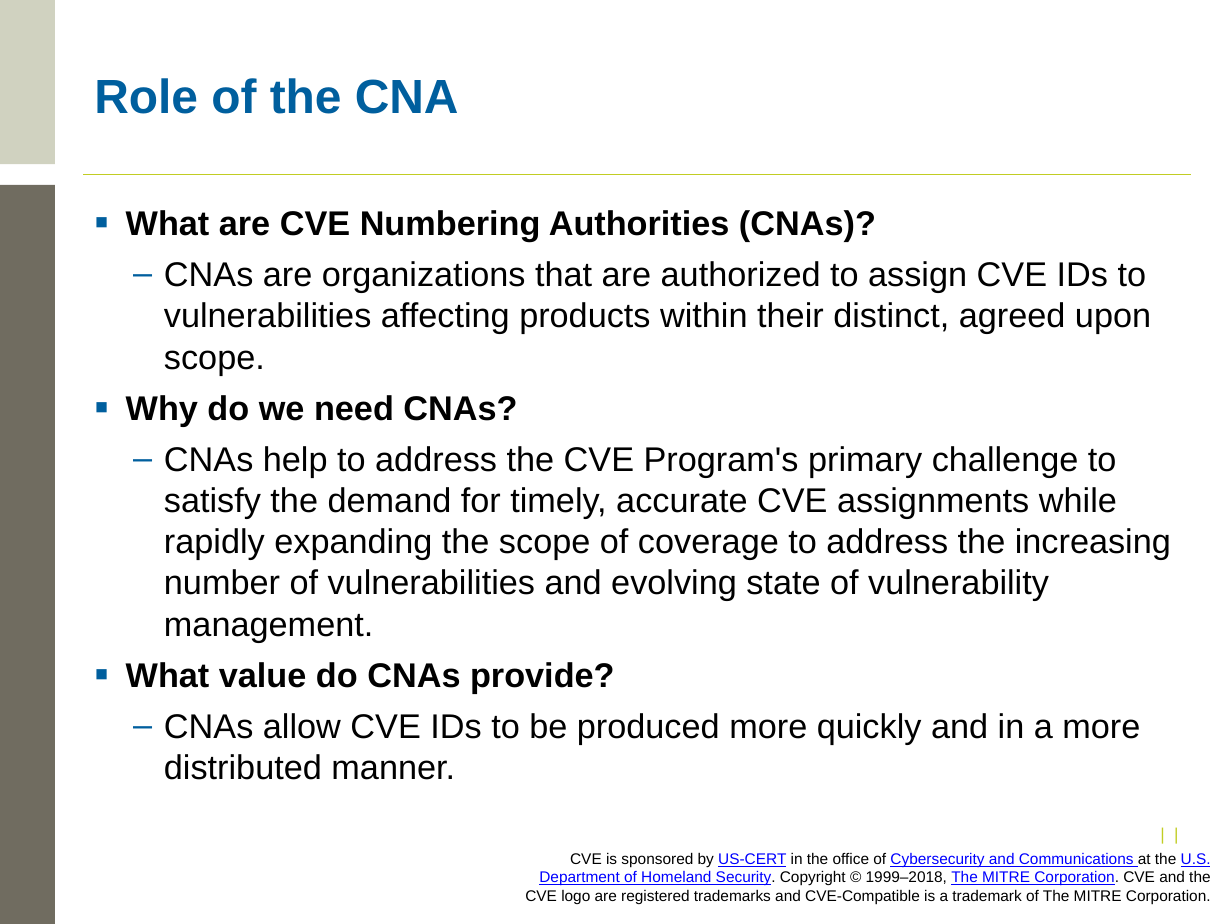
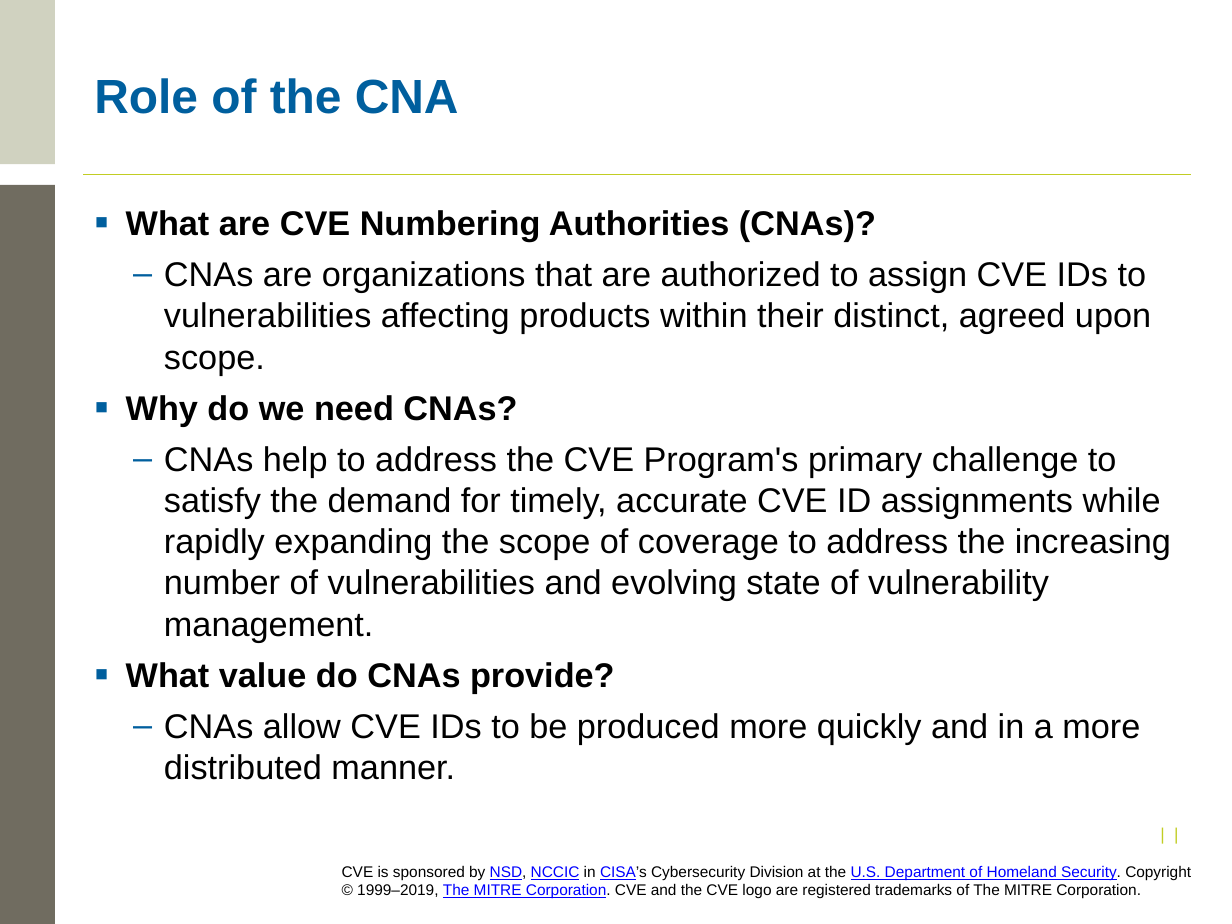
Before and after one commit to CVEProject/cveproject.github.io, a slide deck: slide 4 of docs/cna/Becoming a CNA.pptx. Drawn at 1232x924 pixels with LibreOffice and Linux fonts; fonts in the diff are those of the drawing; background and template pictures are left out. Boxes give left, top, right and bottom in pixels: in the first picture for what was removed or moved away, otherwise in the second. Text is boxed around its words. In the diff, an @@ line names an element or a change of style, - is before the commit and + after.

```diff
--- a/docs/cna/Becoming a CNA.pptx
+++ b/docs/cna/Becoming a CNA.pptx
@@ text at (164, 446, 1171, 642): text changed @@
-  – CNAs help to address the CVE Program's primary challenge to satisfy the demand for timely, accurate CVE assignments while rapidly expanding the scope of coverage to address the increasing number of vulnerabilities and evolving state of vulnerability management.
+  – CNAs help to address the CVE Program's primary challenge to satisfy the demand for timely, accurate CVE ID assignments while rapidly expanding the scope of coverage to address the increasing number of vulnerabilities and evolving state of vulnerability management.
@@ text at (342, 865, 1191, 899): text changed @@
-CVE is sponsored by US-CERT in the office of Cybersecurity and Communications at the U.S. Department of Homeland Security. Copyright © 1999–2018, The MITRE Corporation. CVE and the CVE logo are registered trademarks and CVE-Compatible is a trademark of The MITRE Corporation.
+CVE is sponsored by NSD, NCCIC in CISA’s Cybersecurity Division at the U.S. Department of Homeland Security. Copyright © 1999–2019, The MITRE Corporation. CVE and the CVE logo are registered trademarks of The MITRE Corporation.
```
Also in this commit, not shown: 39 other slides changed.
